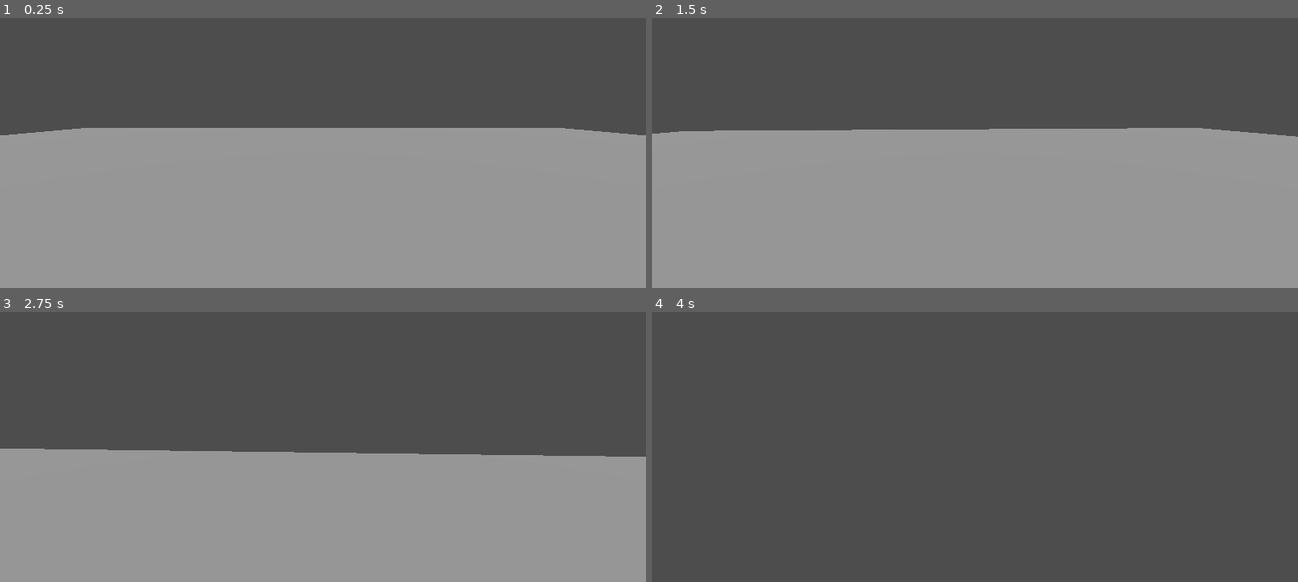
Above: before the commit, frames 1-4 (two rows, left to right).
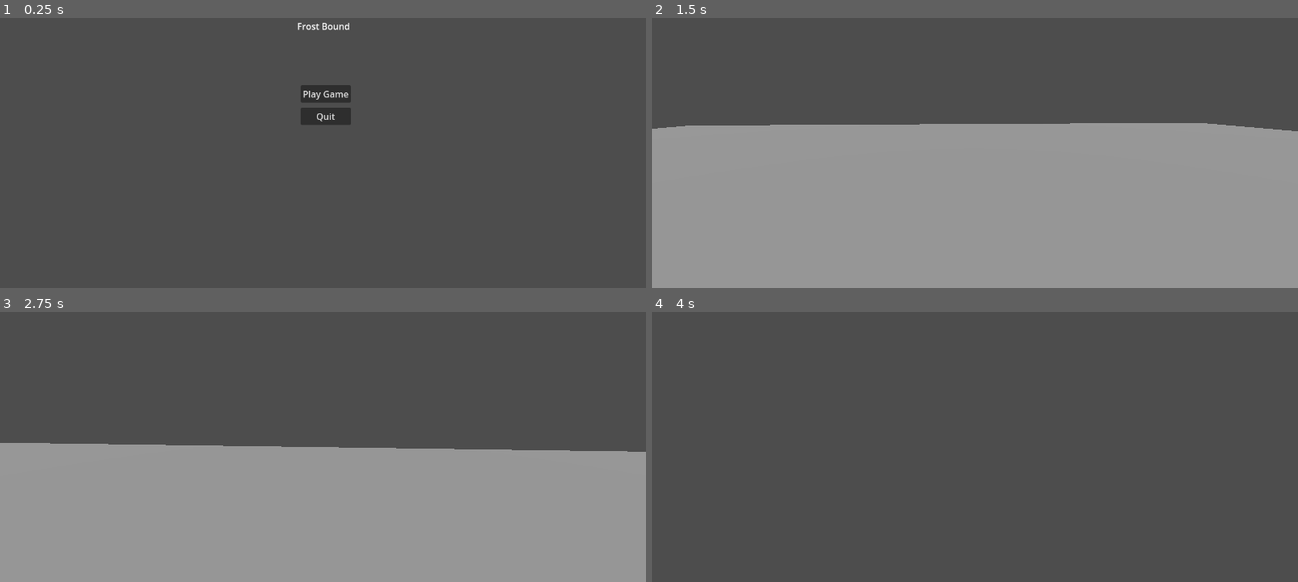
Above: after the commit, the same moments.

Repository: BennyHernandez/Frostbound
Game: Godot game, scene res://MainMenu.tscn
Two runs of this game, one before a commit and one after it. Both use one fixed random seed, a clock stepped at 60 frames per second and the inputs below. Before the commit the project starts from res://main.tscn.
Inputs (mouse positions are in pixels of both pictures, inside the frame that each line leads up to):
- Up to frame 1 (0.25 s): no input
- Up to frame 2 (1.5 s): click (975, 93) at 0.5 s, where only the run after the commit has a clickable "Play Game"; tap Enter at 1.25 s; move the mouse to (1007, 104) at 1.27 s; hold W (move_forward) from 1.28 s (still down)
- Up to frame 3 (2.75 s): keep holding W (move_forward); tap Space (jump) at 1.52, 2.27 s; move the mouse to (290, 401) at 2.02 s
- Up to frame 4 (4 s): keep holding W (move_forward); move the mouse to (987, 393) at 2.77 s; move the mouse to (968, 406) at 3.52 s; tap Space (jump) at 3.77 s

The runs differ from the first frame. In frame 1, 60% of the frame differs, in the area x 0-100%, y 1-100%; in frame 2, 1.9%; in frame 3, 2.0%; in frame 4, nothing differs.

Commit message:
Basic Menu created

Diff:
--- a/MainMenu.gd
+++ b/MainMenu.gd
@@ -1,13 +1,18 @@
-extends CanvasLayer
+extends Control
 
-@onready var tween = get_tree().create_tween()
+func _ready():
+	var playButton = $PlayButton
+	var exitButton = $ExitButton
+	playButton.connect("pressed", _on_PlayButton_pressed)
+	exitButton.connect("pressed", _on_ExitButton_pressed)
 
-func appear():
-	tween.interpolate_property(self, "offset:x", 500, 0,
-					0.5, Tween.TRANS_BACK, Tween.EASE_IN_OUT)
-	tween.start()
+func _on_PlayButton_pressed():
+	# Load the game scene
+	var gameScene = preload("res://main.tscn")
 
-func disappear():
-	tween.interpolate_property(self, "offset:x", 0, 500,
-					0.4, Tween.TRANS_BACK, Tween.EASE_IN_OUT)
-	tween.start()
+	# Transition to the game scene
+	get_tree().change_scene_to_file("res://main.tscn")
+
+func _on_ExitButton_pressed():
+	# Quit the game
+	get_tree().quit()
--- /dev/null
+++ b/MainMenu.tscn
@@ -0,0 +1,38 @@
+[gd_scene load_steps=2 format=3 uid="uid://ypoaglpfouqu"]
+
+[ext_resource type="Script" path="res://MainMenu.gd" id="1_2k0dq"]
+
+[node name="MainMenu" type="Control"]
+layout_mode = 3
+anchors_preset = 0
+offset_right = 40.0
+offset_bottom = 40.0
+script = ExtResource("1_2k0dq")
+metadata/_edit_horizontal_guides_ = [-47.0]
+
+[node name="Label" type="Label" parent="."]
+layout_mode = 1
+offset_left = 530.0
+offset_top = 169.0
+offset_right = 632.0
+offset_bottom = 192.0
+text = "Frost Bound"
+
+[node name="PlayButton" type="Button" parent="."]
+layout_mode = 1
+anchors_preset = -1
+anchor_right = 28.69
+anchor_bottom = 16.203
+offset_left = 536.0
+offset_top = 286.0
+offset_right = -521.6
+offset_bottom = -331.12
+text = "Play Game"
+
+[node name="ExitButton" type="Button" parent="."]
+layout_mode = 1
+offset_left = 536.0
+offset_top = 326.0
+offset_right = 626.0
+offset_bottom = 357.0
+text = "Quit"
--- a/project.godot
+++ b/project.godot
@@ -11,7 +11,7 @@
 [application]
 
 config/name="Frostbound"
-run/main_scene="res://main.tscn"
+run/main_scene="res://MainMenu.tscn"
 config/features=PackedStringArray("4.2", "Forward Plus")
 config/icon="res://icon.svg"
 
Not shown: 1 places in main.tscn that only renumber resources
Empty file added: playbutton.gd
